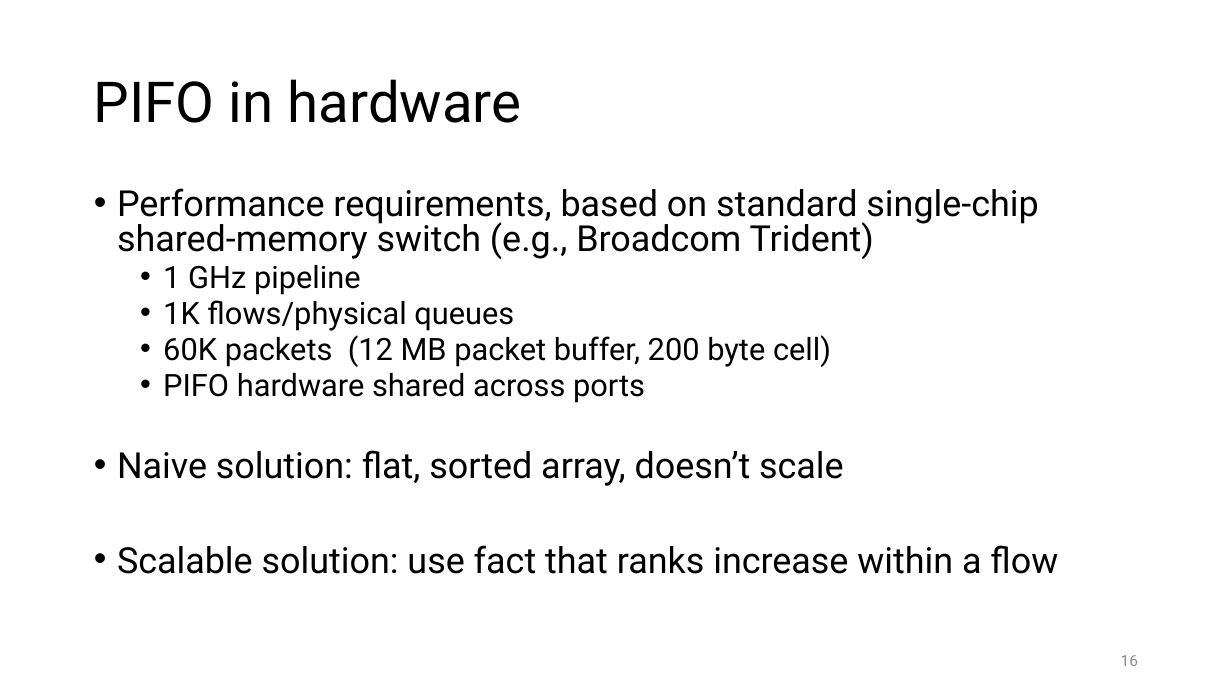
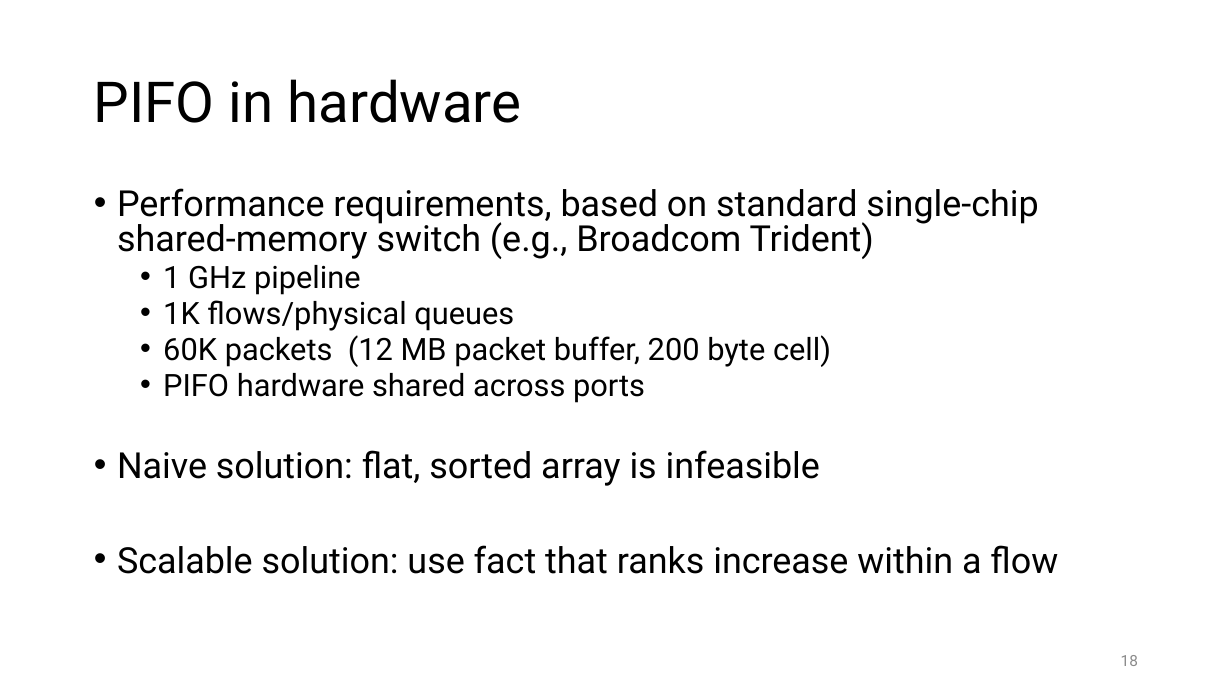
Before and after one commit to anirudhSK/pifo-domino-marple-ppts, a slide deck: slide 18 of pifo_sigcomm.pptx (slide 16 before the commit). Drawn at 1232x693 pixels with LibreOffice and Linux fonts; fonts in the diff are those of the drawing. Boxes give left, top, right and bottom in pixels: in the first picture for what was removed or moved away, otherwise in the second. Text is boxed around its words. In the diff, an @@ line names an element or a change of style, - is before the commit and + after.

```diff
--- a/pifo_sigcomm.pptx
+++ b/pifo_sigcomm.pptx
@@ text at <box>117,450,820,486</box>: text changed @@
-• Naive solution: flat, sorted array, doesn’t scale
+• Naive solution: flat, sorted array is infeasible
```
Also in this commit, not shown: 7 other slides changed, 2 slides added.
